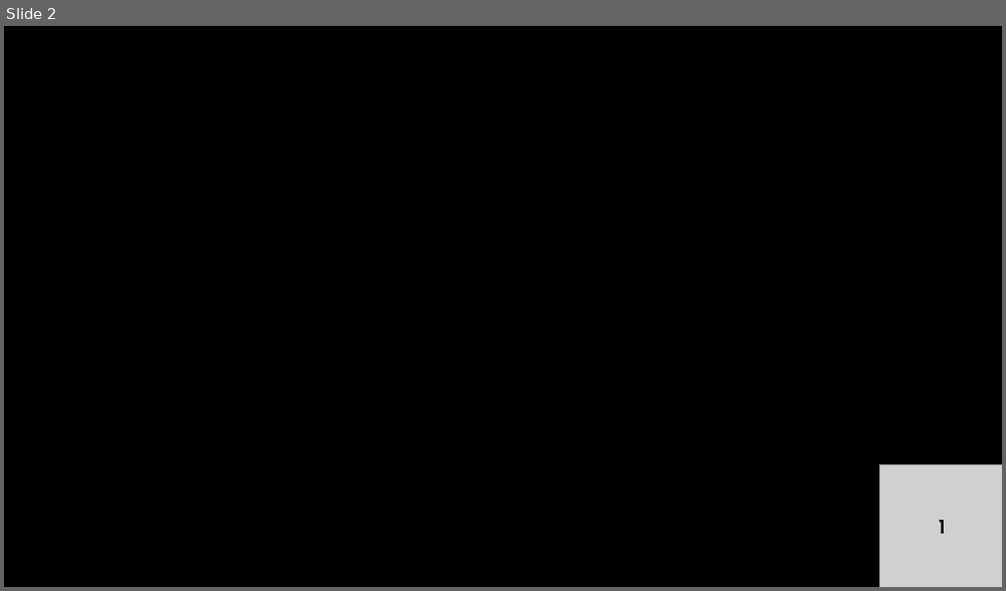
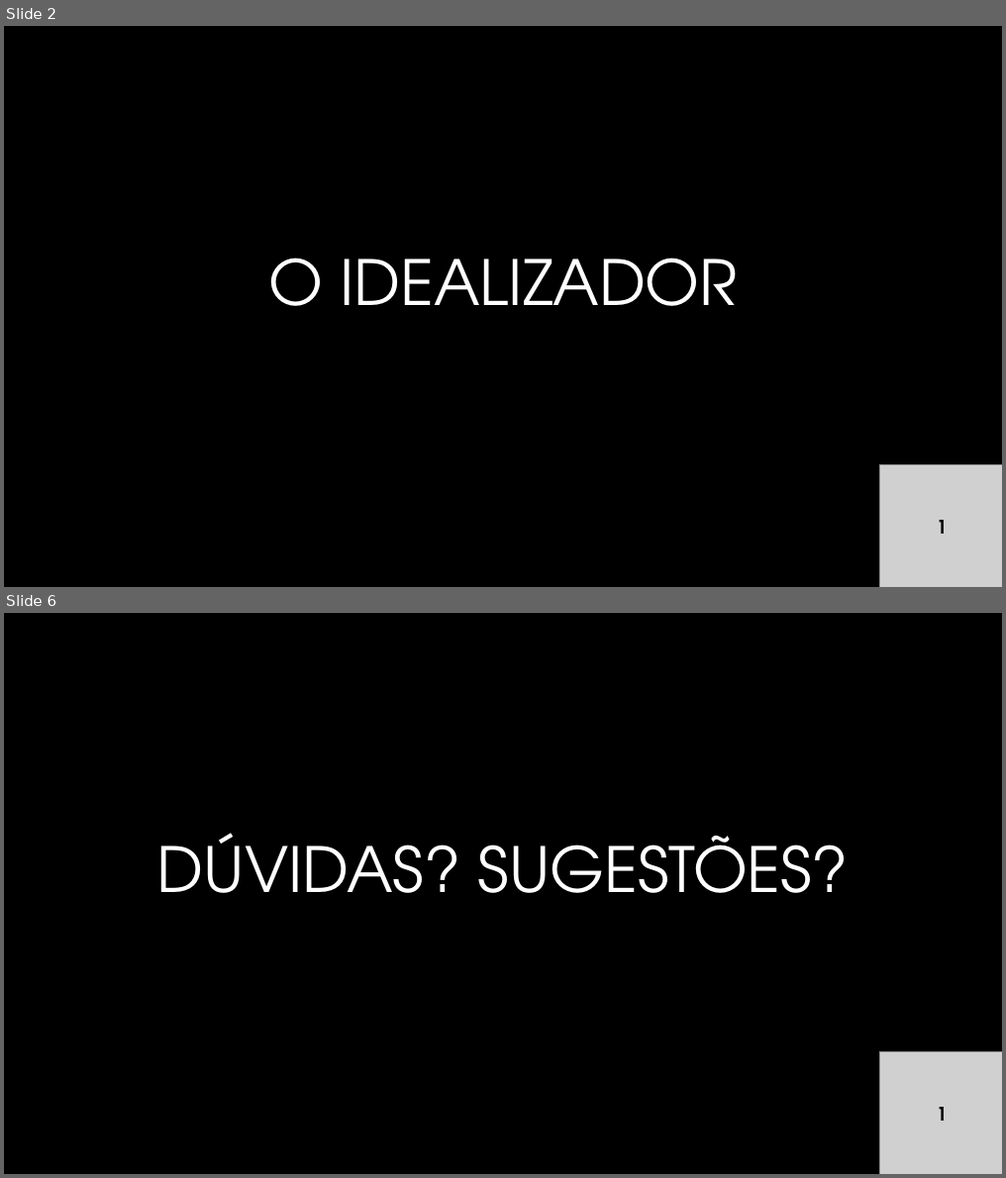
Before and after one commit to rafaelcavalieri/GalleryApp, a slide deck: docs/apresentação tcc.pptx. Shown one above the other, each under a label of ours: slide 2 before the commit, slides 2 and 6 after it; the slides between them are not shown. The pictures are 1006x591 and 1006x1178 pixels, drawn with LibreOffice and Linux fonts; fonts in the diff are those of the drawing; grey boxes stand for pictures; background and template pictures are left out. Boxes give left, top, right and bottom in pixels: in the first picture for what was removed or moved away, otherwise in the second. Text is boxed around its words. In the diff, an @@ line names an element or a change of style, - is before the commit and + after.

```diff
--- a/docs/apresentação tcc.pptx
+++ b/docs/apresentação tcc.pptx
@@ slide 6 added at [4, 613, 1002, 1174], background #000000 @@
@@ title added at [157, 833, 848, 893], 60 pt, text #FFFFFF @@
+DÚVIDAS? SUGESTÕES?
@@ picture added at [880, 1053, 1002, 1174] @@
@@ text added at [937, 1107, 947, 1121], 18 pt, text #000000, bold @@
+1
@@ slide 2 changed as well @@
@@ title added at [268, 258, 738, 306], 60 pt, text #FFFFFF @@
+O IDEALIZADOR
```
Also in this commit, not shown: 1 other slide changed, 4 other slides added, 2 other files.
